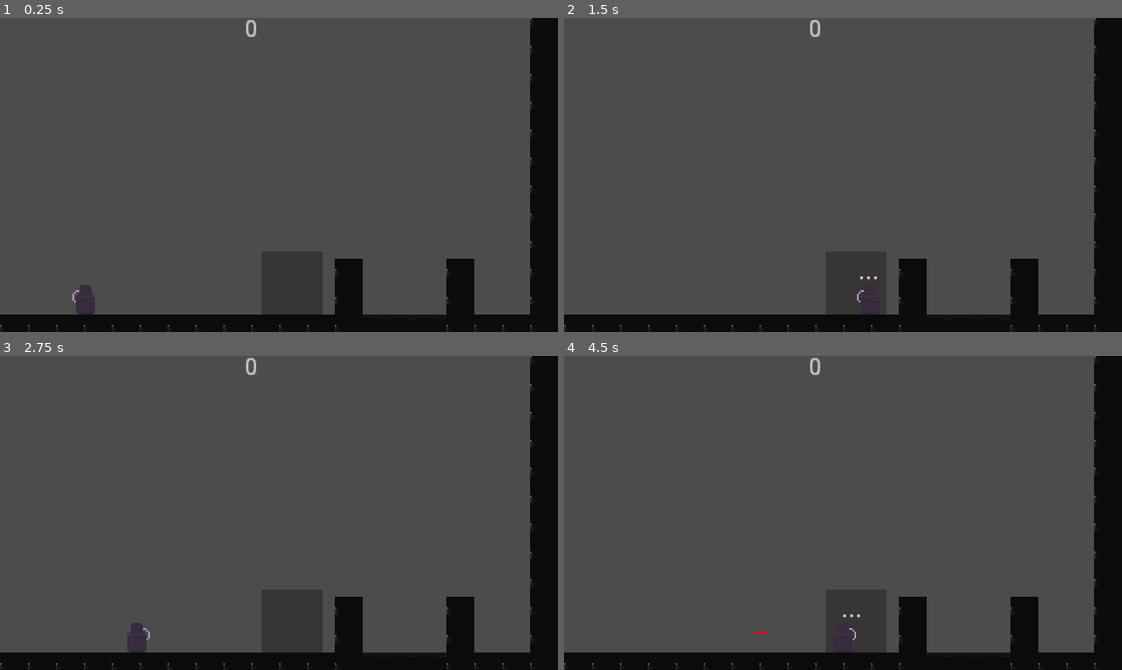
Above: before the commit, frames 1-4 (two rows, left to right).
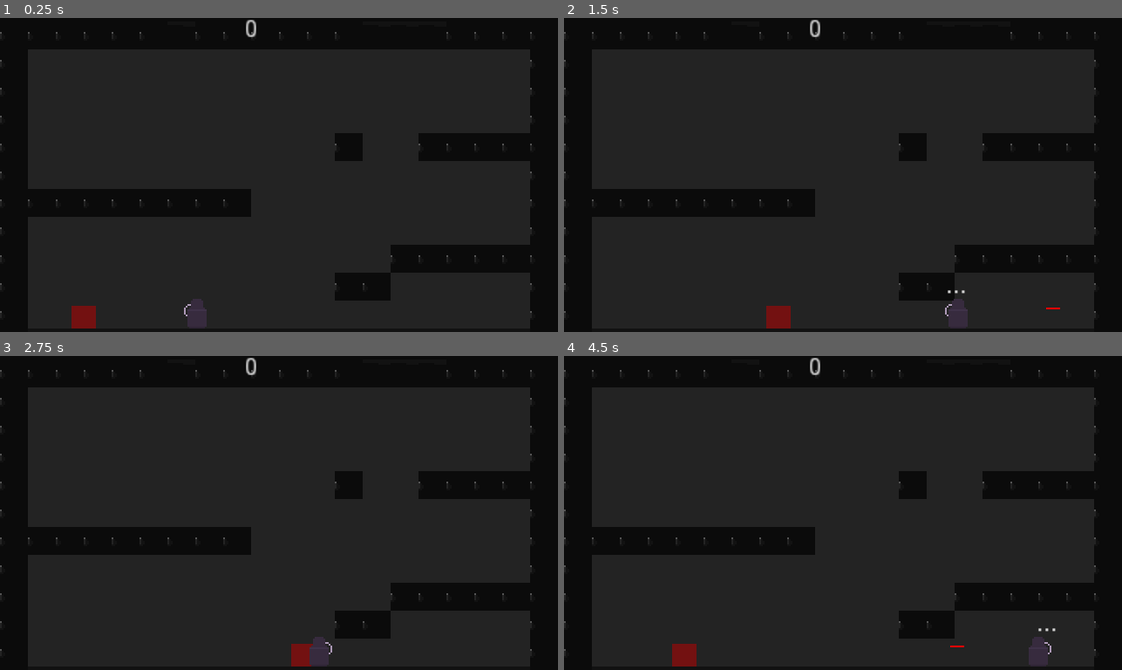
Above: after the commit, the same moments.

Repository: NicholasSurmava/pit-fighter
Game: Godot game, scene res://src/Main/Game.tscn
Same seed, same stepped clock (60 frames per second), same inputs: the game is played once before the commit and once after it.
Inputs:
- Up to frame 1 (0.25 s): no input
- Up to frame 2 (1.5 s): hold Right (ui_right) from 0.53 s (still down); tap Shift (dash) at 0.6 s; tap Space (jump) at 0.77 s; tap Z (shoot) at 1.35 s
- Up to frame 3 (2.75 s): tap Space (jump) at 1.52 s; release Right (ui_right) at 2.03 s; hold Left (ui_left) from 2.03 s (still down); tap Shift (dash) at 2.1 s
- Up to frame 4 (4.5 s): release Left (ui_left) at 2.78 s; hold Right (ui_right) 2.78-4.28 s; tap Z (shoot) at 2.85, 4.35 s; tap Space (jump) at 3.02, 3.77 s; tap Shift (dash) at 3.6 s; hold Left (ui_left) from 4.28 s (still down)

The runs differ from the first frame. In frame 1, 86% of the frame differs, in the area x 0-96%, y 0-99%; in frame 2, 86%; in frame 3, 86%; in frame 4, 86%.

Commit message:
started work on the enemy logic

Diff:
--- /dev/null
+++ b/game/src/Actors/Enemies/Enemy_1.gd
@@ -0,0 +1,34 @@
+extends KinematicBody2D
+
+var velocity : Vector2 = Vector2.ZERO
+var direction : Vector2 = Vector2.ZERO
+
+var FACING
+
+func _ready() -> void:
+	direction.x = 1
+	FACING = direction.x
+
+func _physics_process(delta) -> void:
+	"""
+	Create enemy logic to go from left to right when it hits wall.
+	"""
+	velocity.y += 1000 * delta
+
+	velocity.x = FACING * 60
+
+	velocity = move_and_slide(velocity, Vector2.UP)
+
+	if is_on_wall():
+		if FACING == 1:
+			FACING = -1
+		elif FACING == -1:
+			FACING = 1
+
+	for i in get_slide_count():
+		var collision = get_slide_collision(i)
+		var collider = collision.collider
+		if collider.name == "Player":
+			# Figure out how to do hit impact, need to bounce player off the enemy in the opposite
+			# direction when hit
+			print("OUCH")
--- a/game/src/Actors/Enemies/Enemy_1.tscn
+++ b/game/src/Actors/Enemies/Enemy_1.tscn
@@ -1,19 +1,23 @@
-[gd_scene load_steps=2 format=2]
+[gd_scene load_steps=3 format=2]
+
+[ext_resource path="res://src/Actors/Enemies/Enemy_1.gd" type="Script" id=1]
 
 [sub_resource type="RectangleShape2D" id=1]
-extents = Vector2( 10.5, 9.5 )
+extents = Vector2( 7, 6.5 )
 
 [node name="Enemy_1" type="KinematicBody2D" groups=["enemy"]]
-collision_layer = 2
+collision_layer = 4
+collision_mask = 3
+script = ExtResource( 1 )
 
 [node name="ColorRect" type="ColorRect" parent="."]
-margin_right = 21.0
-margin_bottom = 19.0
+margin_right = 14.0
+margin_bottom = 13.0
 color = Color( 0.45098, 0.0666667, 0.0666667, 1 )
 __meta__ = {
 "_edit_use_anchors_": false
 }
 
 [node name="CollisionShape2D" type="CollisionShape2D" parent="."]
-position = Vector2( 10.5, 9.5 )
+position = Vector2( 7, 6.5 )
 shape = SubResource( 1 )
--- a/game/src/Main/Game.tscn
+++ b/game/src/Main/Game.tscn
@@ -112,7 +112,6 @@
 
 [node name="Camera2DIntro" type="Camera2D" parent="Intro"]
 position = Vector2( 160, -96 )
-current = true
 
 [node name="Pit_Entrance" type="Area2D" parent="Intro"]
 position = Vector2( 232, -26 )
@@ -132,6 +131,7 @@
 
 [node name="Camera2D" type="Camera2D" parent="Level_1"]
 position = Vector2( 160, 88 )
+current = true
 
 [node name="BrokenFloorsLevel1" type="TileMap" parent="Level_1"]
 tile_set = SubResource( 6 )
@@ -164,7 +164,7 @@
 position = Vector2( -160, 664 )
 
 [node name="Player" parent="." instance=ExtResource( 1 )]
-position = Vector2( 46, -28 )
+position = Vector2( 110, 158 )
 
 [node name="CanvasLayer" type="CanvasLayer" parent="."]
 
